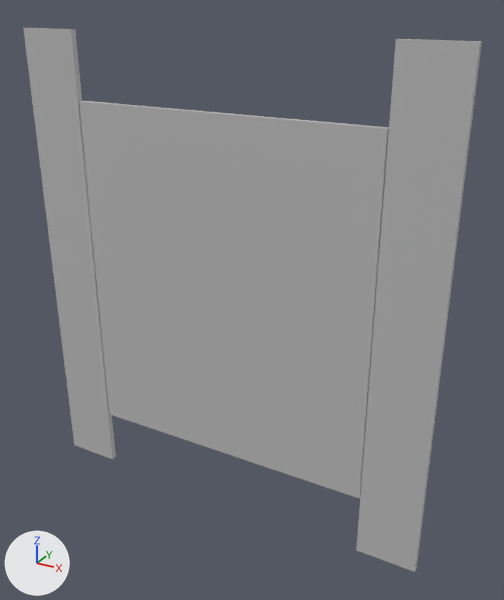
What one commit did to the FBX model Maya Project Files/Env/Exports/BathroomStall/BathroomStall_02_SM_Low.fbx.
Both versions are drawn from a camera (50 mm lens) standing at (2.33, -3.79, 3.74) and looking at (0.19, 0.1, 1.8). The axes (+X, +Y, +Z) are drawn at lower left. The lights are the same throughout. Where no turn or scale is listed for an object, it has been applied to the vertices.

The first picture shows 'Door', 'Wall', 'Wall1'.
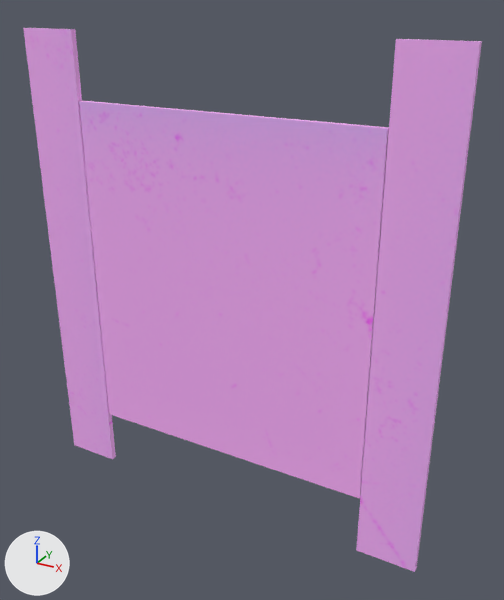
Changed parts and their boxes [x1, y1, x2, y2] in the pictures (504 x 600 px):
'Door', recoloured (grey to pink)
    both: [79, 101, 389, 498]
'Wall1', recoloured (grey to pink)
    both: [356, 39, 482, 572]
'Wall', recoloured (grey to pink)
    both: [23, 28, 116, 459]

What the commit changed:
Picture 'OcclusionRoughnessMetallic.png' (img_occlusionroughnessmetallic_png) is new.
Material 'Metal_TS' (mat_metal_ts) is new.
Its texture is img_occlusionroughnessmetallic_png.
me_mesh_002 has 20 vertices, 18 faces and spans x -0.22..0.21, y -0.02..0.02, z -1.72..1.72.
me_mesh_002 no longer uses material mat_lambert1 (grey #bcbcbc).
me_mesh_002 now uses material mat_metal_ts (picture img_occlusionroughnessmetallic_png).
me_mesh_001 has 18 vertices, 16 faces and spans x 0.0..2.2, y -0.02..0.02, z -1.26..1.26.
me_mesh_001 no longer uses material mat_lambert1 (grey #bcbcbc).
me_mesh_001 now uses material mat_metal_ts (picture img_occlusionroughnessmetallic_png).
me_mesh has 20 vertices, 18 faces and spans x -0.22..0.21, y -0.02..0.02, z -1.72..1.72.
me_mesh no longer uses material mat_lambert1 (grey #bcbcbc).
me_mesh now uses material mat_metal_ts (picture img_occlusionroughnessmetallic_png).
